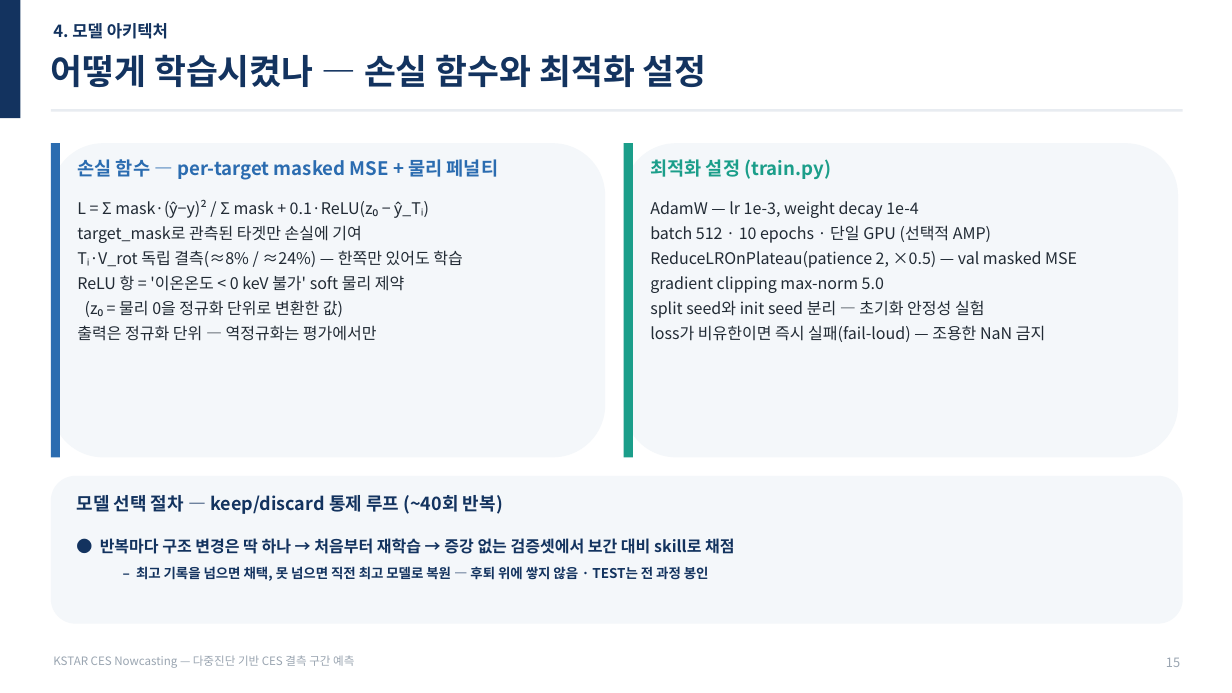
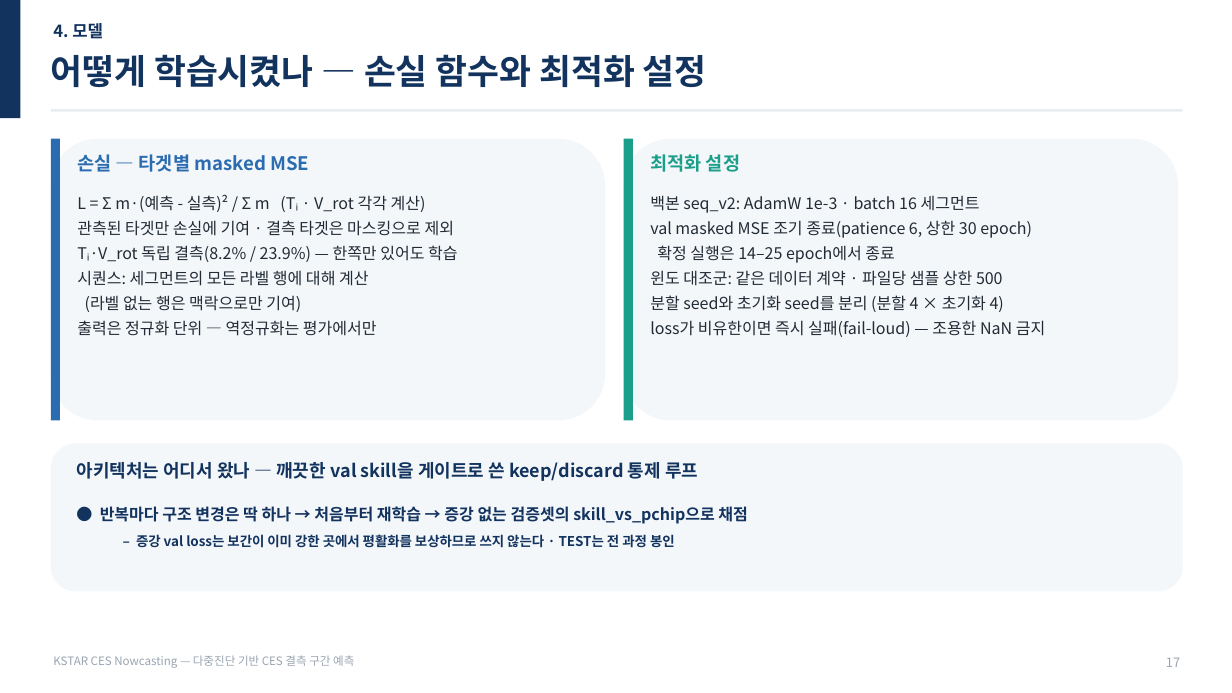
Before and after one commit to iseungsang01/ml-intern-revision, a slide deck: slide 22 of docs/presentation/KSTAR_CES_발표자료.pptx (slide 20 before the commit). Drawn at 1232x693 pixels with LibreOffice and Linux fonts; fonts in the diff are those of the drawing. Boxes give left, top, right and bottom in pixels: in the first picture for what was removed or moved away, otherwise in the second. Text is boxed around its words. In the diff, an @@ line names an element or a change of style, - is before the commit and + after.

Commit message:
Rebuild all four presentation decks on the confirmed protocol (§8ab): seq_v2 main model, W=2 window control, two co-primary populations, B.1 gate, campaign-split survival, ladder+scaling, new defense Q&A; FIT/preview warnings 0; README updated

```diff
--- a/docs/presentation/KSTAR_CES_발표자료.pptx
+++ b/docs/presentation/KSTAR_CES_발표자료.pptx
@@ text at (x1=53, y1=23, x2=103, y2=39): text changed @@
-4. 모델 아키텍처
+4. 모델
@@ rounded rectangle resized from (x1=51, y1=143, x2=605, y2=457) to (x1=51, y1=139, x2=605, y2=421) @@
@@ rectangle resized from (x1=51, y1=143, x2=60, y2=457) to (x1=51, y1=139, x2=60, y2=421) @@
@@ rounded rectangle resized from (x1=624, y1=143, x2=1178, y2=457) to (x1=624, y1=139, x2=1178, y2=421) @@
@@ rectangle resized from (x1=624, y1=143, x2=633, y2=457) to (x1=624, y1=139, x2=633, y2=421) @@
@@ text at (x1=77, y1=154, x2=309, y2=172): text changed @@
-손실 함수 — per-target masked MSE + 물리 페널티
+손실 — 타겟별 masked MSE
@@ text at (x1=650, y1=154, x2=740, y2=172): text changed @@
-최적화 설정 (train.py)
+최적화 설정
@@ text at (x1=77, y1=194, x2=457, y2=312): text changed @@
-L = Σ mask·(ŷ−y)² / Σ mask + 0.1·ReLU(z₀ − ŷ_Tᵢ)
-target_mask로 관측된 타겟만 손실에 기여
-Tᵢ·V_rot 독립 결측(≈8% / ≈24%) — 한쪽만 있어도 학습
-ReLU 항 = '이온온도 < 0 keV 불가' soft 물리 제약
-(z₀ = 물리 0을 정규화 단위로 변환한 값)
+L = Σ m·(예측 - 실측)² / Σ m (Tᵢ · V_rot 각각 계산)
+관측된 타겟만 손실에 기여 · 결측 타겟은 마스킹으로 제외
+Tᵢ·V_rot 독립 결측(8.2% / 23.9%) — 한쪽만 있어도 학습
+시퀀스: 세그먼트의 모든 라벨 행에 대해 계산
+(라벨 없는 행은 맥락으로만 기여)
@@ text at (x1=650, y1=195, x2=1032, y2=312): text changed @@
-AdamW — lr 1e-3, weight decay 1e-4
-batch 512 · 10 epochs · 단일 GPU (선택적 AMP)
-ReduceLROnPlateau(patience 2, ×0.5) — val masked MSE
-gradient clipping max-norm 5.0
-split seed와 init seed 분리 — 초기화 안정성 실험
+백본 seq_v2: AdamW 1e-3 · batch 16 세그먼트
+val masked MSE 조기 종료(patience 6, 상한 30 epoch)
+확정 실행은 14–25 epoch에서 종료
+윈도 대조군: 같은 데이터 계약 · 파일당 샘플 상한 500
+분할 seed와 초기화 seed를 분리 (분할 4 × 초기화 4)
@@ rounded rectangle moved from (x1=51, y1=476, x2=1183, y2=624) to (x1=51, y1=444, x2=1183, y2=592) @@
@@ text at (x1=76, y1=462, x2=698, y2=481): text changed @@
-모델 선택 절차 — keep/discard 통제 루프 (~40회 반복)
+아키텍처는 어디서 왔나 — 깨끗한 val skill을 게이트로 쓴 keep/discard 통제 루프
@@ text at (x1=100, y1=506, x2=747, y2=548): text changed; size 10.5 to 12.5 pt @@
-● 반복마다 구조 변경은 딱 하나 → 처음부터 재학습 → 증강 없는 검증셋에서 보간 대비 skill로 채점
-  – 최고 기록을 넘으면 채택, 못 넘으면 직전 최고 모델로 복원 — 후퇴 위에 쌓지 않음 · TEST는 전 과정 봉인
+● 반복마다 구조 변경은 딱 하나 → 처음부터 재학습 → 증강 없는 검증셋의 skill_vs_pchip으로 채점
+  – 증강 val loss는 보간이 이미 강한 곳에서 평활화를 보상하므로 쓰지 않는다 · TEST는 전 과정 봉인
@@ text at (x1=1166, y1=657, x2=1180, y2=667): text changed @@
-15
+17
```
Also in this commit, not shown: 27 other slides changed, 17 slides added, 12 slides removed, 9 other files.
